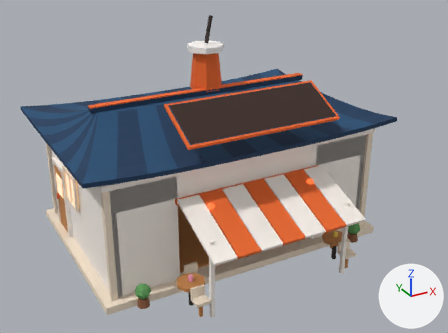
What one commit did to the glTF model server/src/main/resources/public/models/shop.glb.
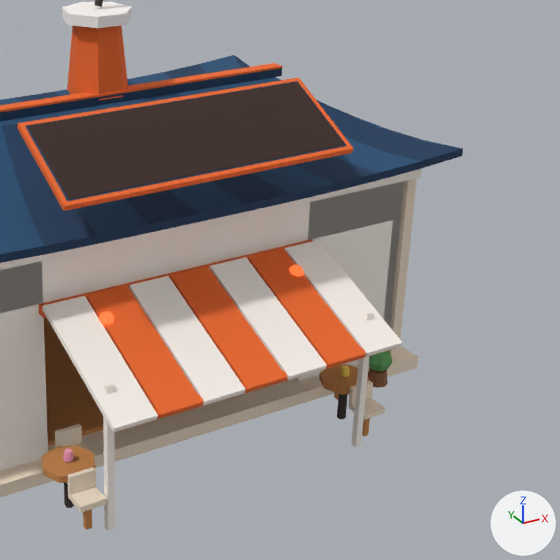
Each version appears first whole from a 50 mm lens placed at (-4.68, -9.23, 5.71), pointed at (-0.01, -0.74, 1.46), and next in a close-up on the part from 35% to 100% of the width and 12% to 100% of the height. The axes (+X, +Y, +Z) are drawn at lower right. The lights are the same throughout. The first two pictures are the older version. Where no turn or scale is listed for an object, it has been applied to the vertices.

The first close-up shows 'awning', 'base', 'interior_props', 'mascot', 'roof', 'roof_plate', 'roof_ridge', 'seats', 'sign', 'sign_face', 'walls' and 1 more.
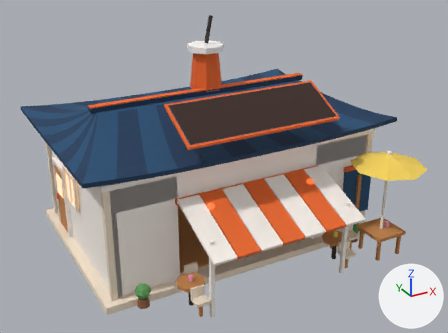
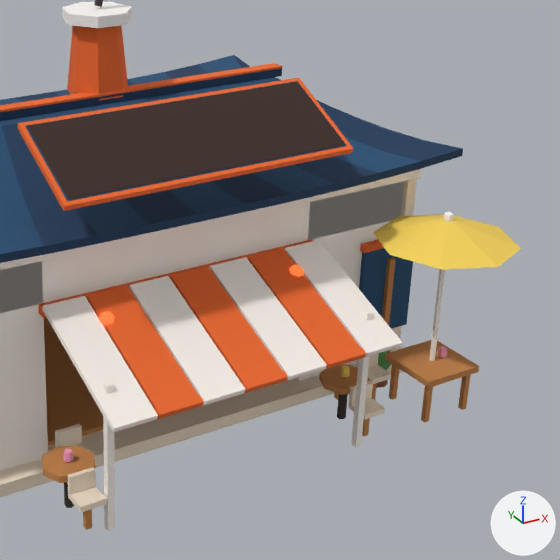
Where the change shows, as pixel boxes (x1, y1, x2, y2) in the close-ups (560 x 560 px):
'umbrella', added: after (356, 211, 521, 422)
    faces in mat_umbrella_yellow (yellow #f6d35a): (373, 214, 521, 270)
    faces in mat_shop_wood (orange #c4844a): (372, 340, 479, 422)
    faces in mat_shop_wall (white #fff7ef): (429, 269, 445, 361)
    faces in mat_shop_trim (beige #f3e2cc): (356, 353, 391, 384)
'menu_board', added: after (359, 240, 413, 329)
    faces in mat_shop_navy (dark blue #1f4d73): (359, 248, 413, 329)
    faces in mat_shop_wood (orange #c4844a): (382, 257, 395, 325)
    faces in mat_shop_orange (orange #f06a2a): (360, 240, 384, 253)

The edits, one by one:
Material 'umbrella_yellow' (mat_umbrella_yellow) is new.
Its base color is (0.922, 0.651, 0.102) (yellow #f6d35a).
Its roughness is 0.85.
Mesh me_umbrella is new.
It has 116 vertices, 184 faces and spans x 1.58..2.82, y -2.94..-1.7, z 0.0..1.89.
Faces by material slot: [72, 24, 20, 28, 20, 20].
It uses material mat_shop_wood (orange #c4844a).
It uses material mat_shop_trim (beige #f3e2cc).
It uses material mat_shop_wall (white #fff7ef).
It uses material mat_umbrella_yellow (yellow #f6d35a).
It uses material mat_cup_lid (white #fffaf6).
It uses material mat_cup_pink (pink #f4a0c0).
Mesh me_menu_board is new.
It has 96 vertices, 144 faces and spans x 1.87..2.49, y -1.71..-1.602, z 0.0..1.385.
Faces by material slot: [12, 12, 12, 60, 12, 12, 12, 12].
It uses material mat_shop_wood (orange #c4844a).
It uses material mat_shop_navy (dark blue #1f4d73).
It uses material mat_shop_orange (orange #f06a2a).
It uses material mat_shop_wall (white #fff7ef).
It uses material mat_cup_pink (pink #f4a0c0).
It uses material mat_cup_yellow (yellow #f6d35a).
It uses material mat_cup_green (green #9fd9b4).
It uses material mat_shop_trim (beige #f3e2cc).
Object 'umbrella' (ob_umbrella) is new; it shows me_umbrella.
Its location is (0.0, 0.0, 0.0).
Object 'menu_board' (ob_menu_board) is new; it shows me_menu_board.
Its location is (0.0, 0.0, 0.0).
